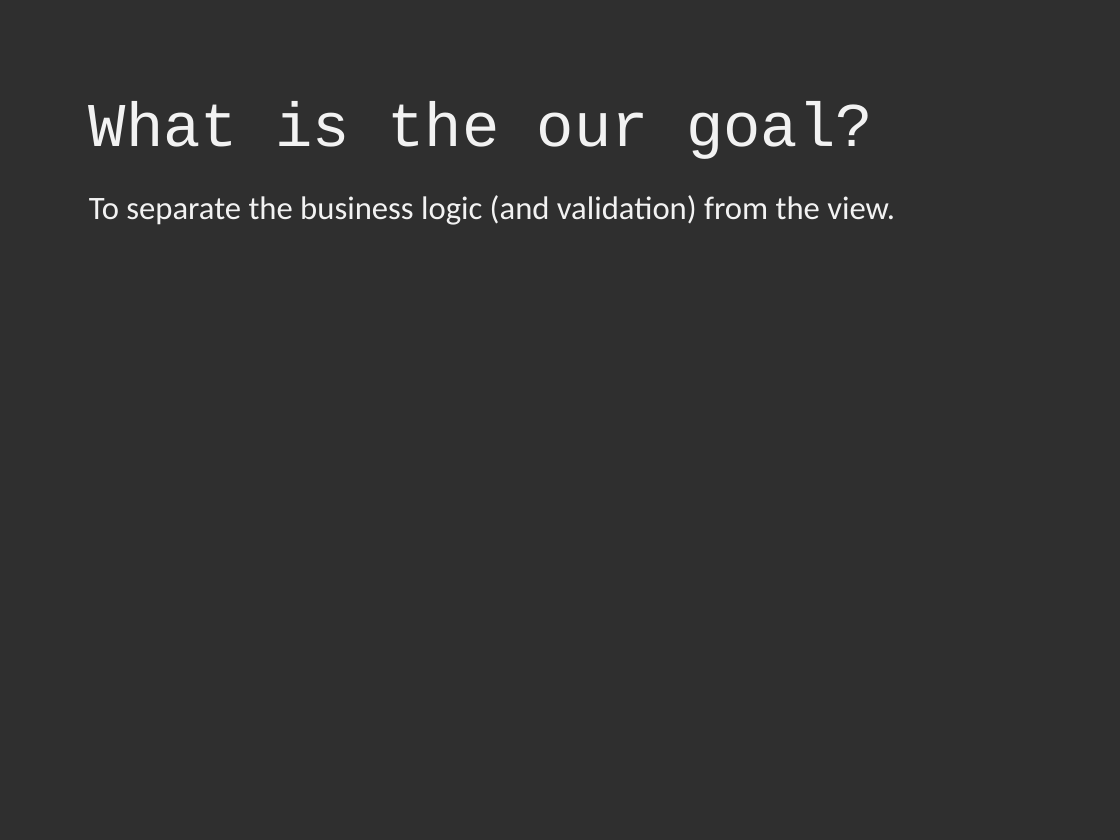
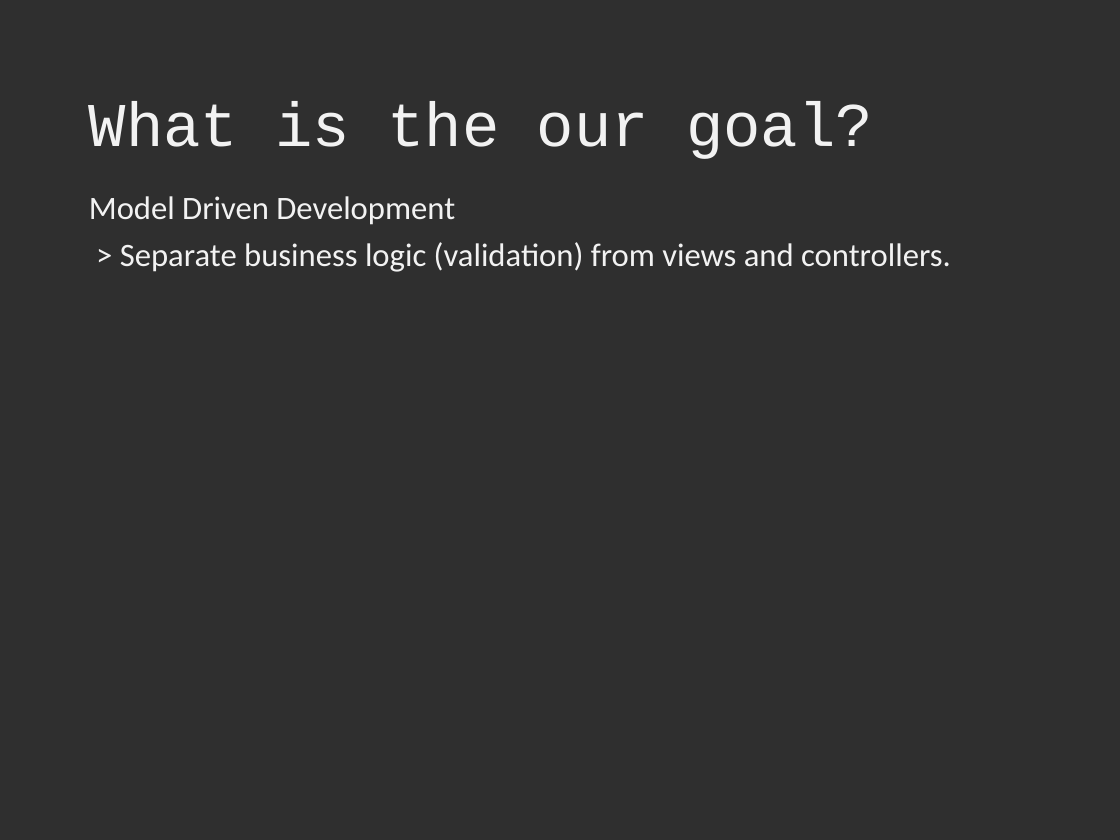
Before and after one commit to DustinEwers/dot-net-mvc-ui-demos, a slide deck: slide 6 of Slides/MVC UI Slides.pptx. Drawn at 1120x840 pixels with LibreOffice and Linux fonts; fonts in the diff are those of the drawing. Boxes give left, top, right and bottom in pixels: in the first picture for what was removed or moved away, otherwise in the second. Text is boxed around its words. In the diff, an @@ line names an element or a change of style, - is before the commit and + after.

```diff
--- a/Slides/MVC UI Slides.pptx
+++ b/Slides/MVC UI Slides.pptx
@@ text at box(89, 196, 951, 272): text changed @@
-To separate the business logic (and validation) from the view.
+Model Driven Development
+> Separate business logic (validation) from views and controllers.
```
Also in this commit, not shown: 5 other slides changed, 3 other files.
